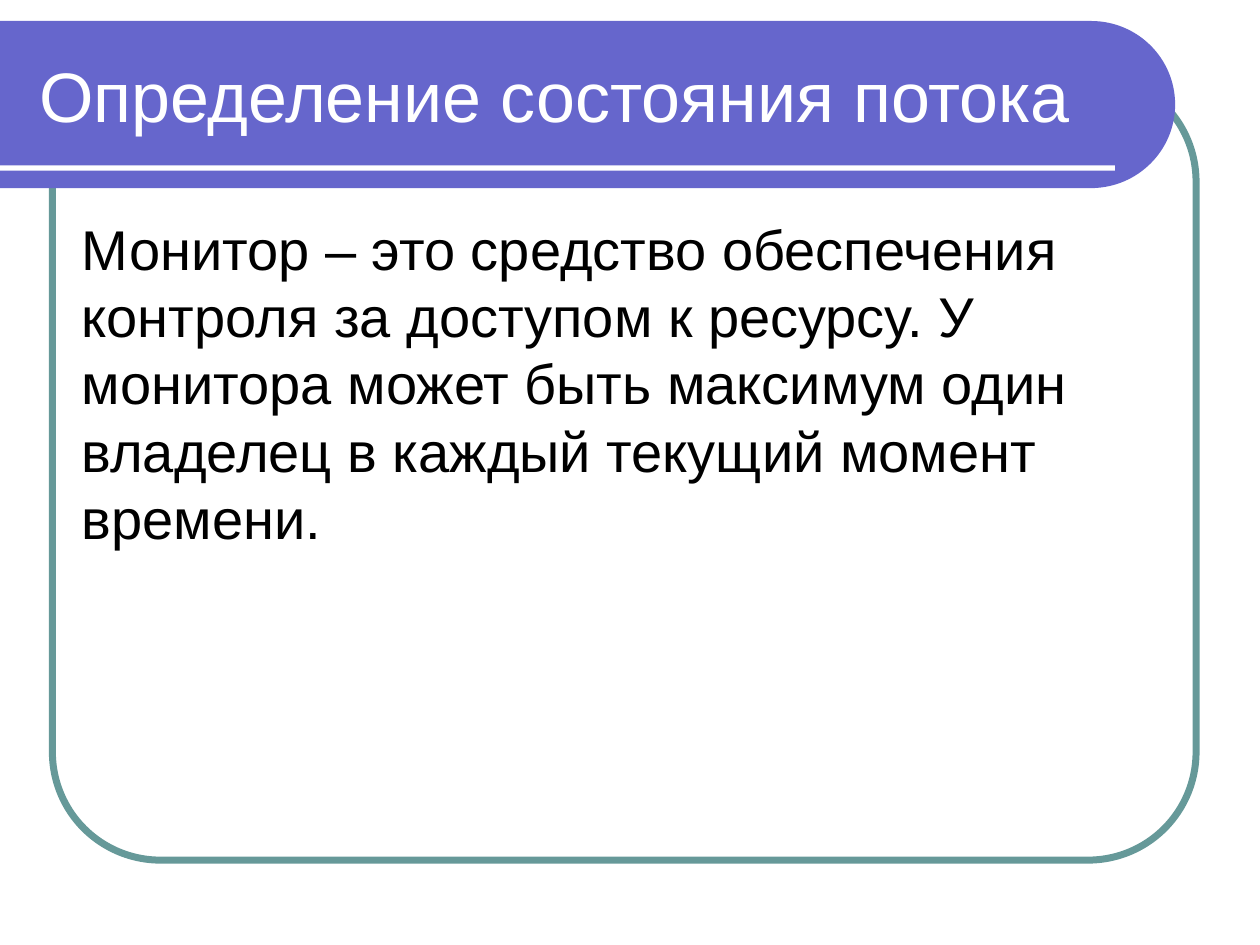
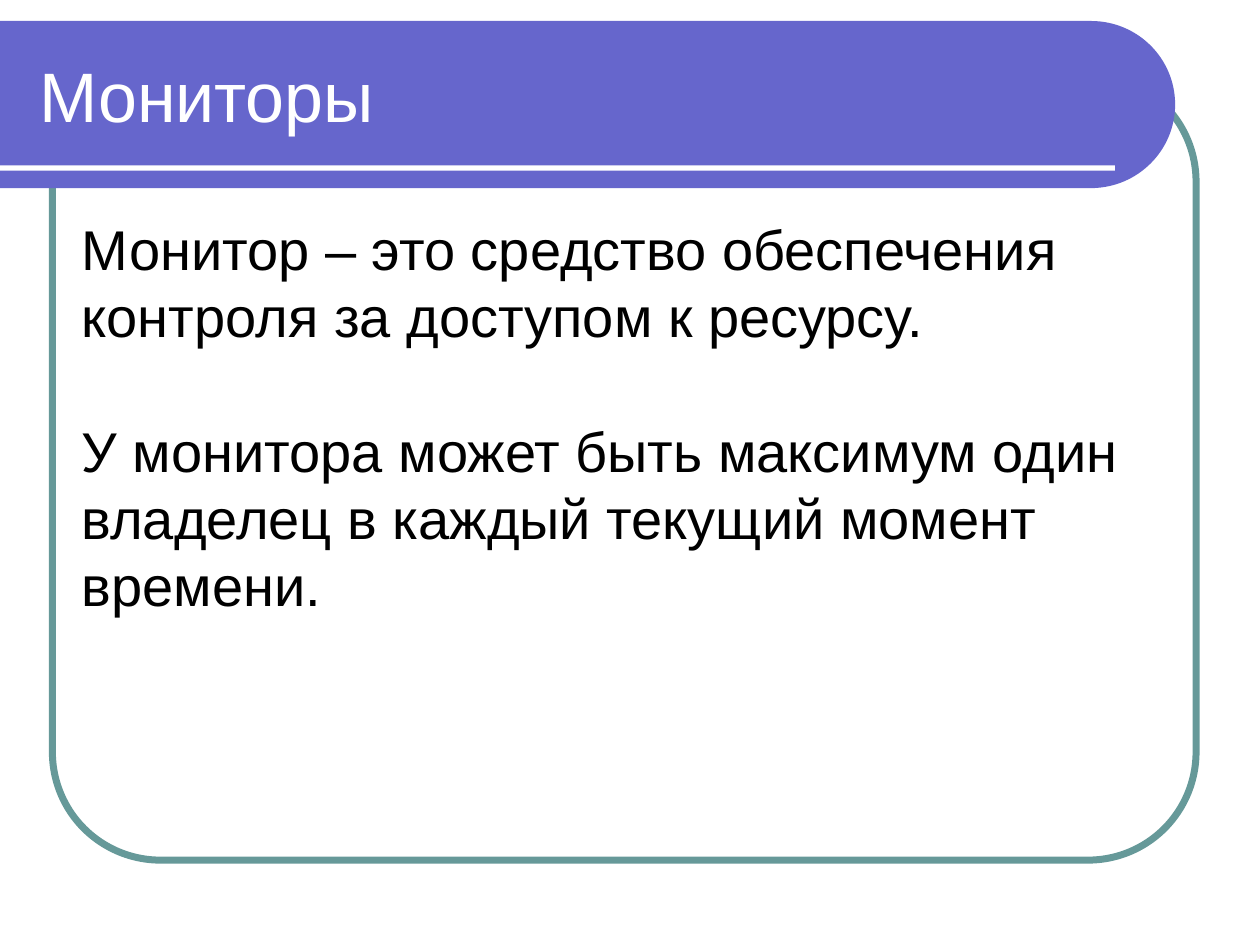
Before and after one commit to maxchv/JavaLessons, a slide deck: slide 44 of Lesson14/Modul 11 Vychislitelnye potoki.ppt (slide 32 before the commit). Drawn at 1260x945 pixels with LibreOffice and Linux fonts; fonts in the diff are those of the drawing. Boxes give left, top, right and bottom in pixels: in the first picture for what was removed or moved away, otherwise in the second. Text is boxed around its words. In the diff, an @@ line names an element or a change of style, - is before the commit and + after.

```diff
--- a/Lesson14/Modul 11 Vychislitelnye potoki.ppt
+++ b/Lesson14/Modul 11 Vychislitelnye potoki.ppt
@@ text at (x1=39, y1=74, x2=374, y2=135): text changed @@
-Определение состояния потока
+Мониторы
@@ text at (x1=82, y1=229, x2=1118, y2=617): text changed @@
-Монитор – это средство обеспечения контроля за доступом к ресурсу. У монитора может быть максимум один владелец в каждый текущий момент времени.
+Монитор – это средство обеспечения контроля за доступом к ресурсу.
+У монитора может быть максимум один владелец в каждый текущий момент времени.
```
Also in this commit, not shown: 19 other slides changed, 8 slides added, 14 other files.
